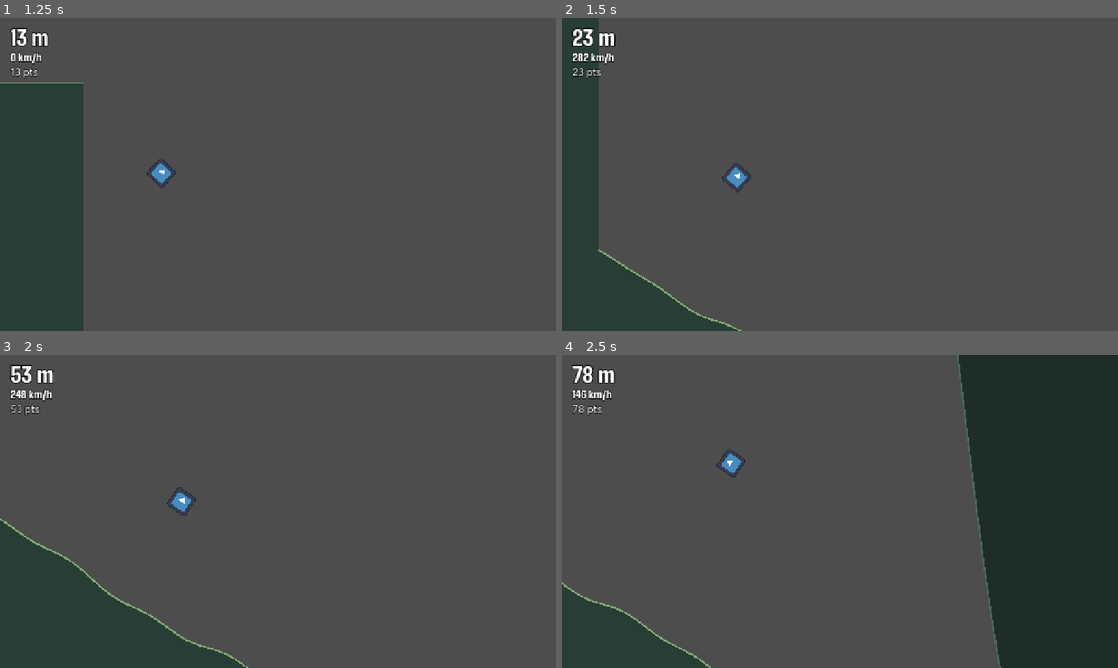
Above: before the commit, frames 1-4 (two rows, left to right).
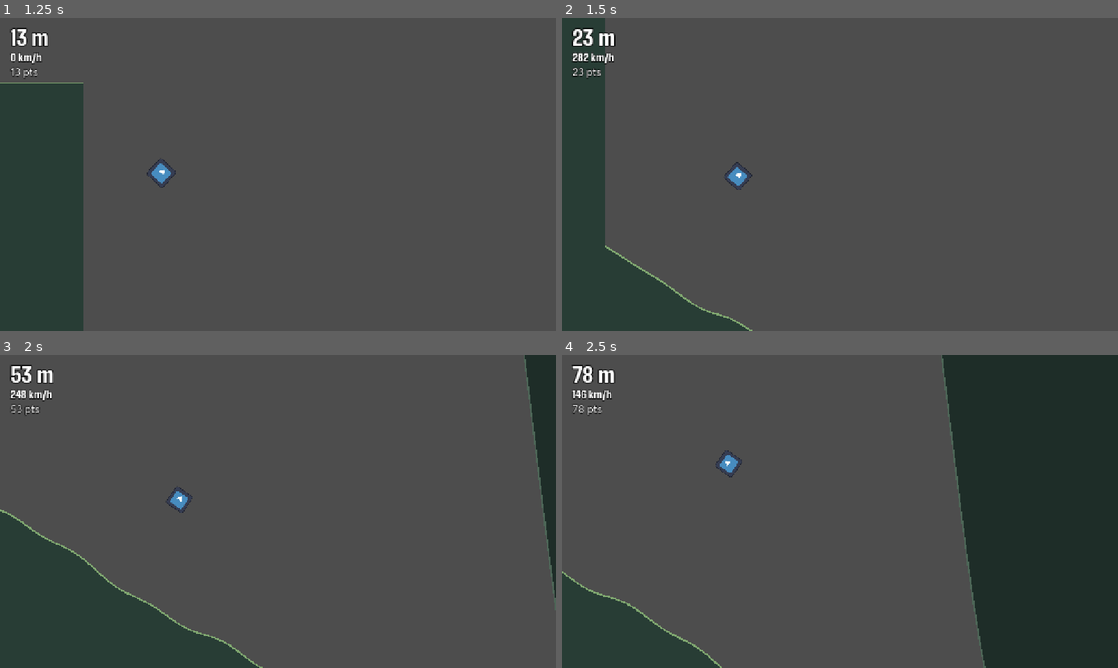
Above: after the commit, the same moments.

Repository: thepaulster/mountain_jumper
Game: Godot game, scene res://scenes/main.tscn
The game is run twice, just before and just after one commit, with the same random seed, the same clock (stepped at 60 frames per second) and the same inputs. The project has no main scene, so this scene is started directly. The engine's default icon, where the game draws it, is replaced by a stand-in: a white triangle on a blue panel in a dark square.
Inputs:
- Up to frame 1 (1.25 s): hold Space (pull) from 0.53 s (still down)
- Up to frame 2 (1.5 s): release Space (pull) at 1.28 s; tap Space (pull) at 1.35 s
- Up to frame 3 (2 s): no input
- Up to frame 4 (2.5 s): hold Space (pull) from 2.03 s (still down)

Frame 1 is identical in both runs. In frame 2, 1.6% of the frame differs, in the area x 6-35%, y 0-100%; in frame 3, 4.5%, in the area x 0-100%, y 0-100%; in frame 4, 4.4%.

Commit message:
Refactor camera target type to Player and enhance zoom functionality; add deep dive mechanics to player

Diff:
--- a/scripts/camera.gd
+++ b/scripts/camera.gd
@@ -1,14 +1,35 @@
 extends Camera2D
 
 # Who the camera follows. We pick it in the Inspector.
-@export var target: Node2D
+# (Typed as Player now, so we can read its speed.)
+@export var target: Player
 
 # Look a bit ahead of the flyer (right) and a bit below it (down),
 # so you can see what is coming.
 const LOOK_AHEAD := Vector2(300, 80)
 
+# --- Speed zoom ---
+const ZOOM_START_SPEED := 700.0   # below this speed: normal view
+const ZOOM_FULL_SPEED := 1250.0   # at this speed: zoomed out the most
+const ZOOM_OUT := 0.8             # 0.8 = see 25% more in every direction
+const ZOOM_SMOOTH := 1.5          # how quickly the zoom changes (bigger = quicker)
 
-func _physics_process(_delta: float) -> void:
+
+func _physics_process(delta: float) -> void:
 	if target == null:
 		return    # nothing to follow yet
-	position = target.position + LOOK_AHEAD
+
+	# How zoomed should we be? Normal (1.0) unless we're flying fast.
+	var goal := 1.0
+	if target.mode == Player.Mode.FLY and not target.crashed:
+		# 0 at ZOOM_START_SPEED, 1 at ZOOM_FULL_SPEED, kept between 0 and 1.
+		var t := clampf(inverse_lerp(ZOOM_START_SPEED, ZOOM_FULL_SPEED, target.speed), 0.0, 1.0)
+		goal = lerpf(1.0, ZOOM_OUT, t)
+
+	# Move a little toward the goal each beat, so the zoom glides instead of jumping.
+	var z := lerpf(zoom.x, goal, ZOOM_SMOOTH * delta)
+	zoom = Vector2(z, z)
+
+	# Dividing by the zoom pushes the look-ahead further when zoomed out,
+	# so at high speed you see further ahead.
+	position = target.position + LOOK_AHEAD / z
--- a/scripts/player.gd
+++ b/scripts/player.gd
@@ -45,6 +45,14 @@
 const PROX_RANGE := 75.0
 # Points per second at the edge of the range (double when almost touching).
 const PROX_POINTS := 90.0
+# --- Deep dive ---
+# Keep your finger off and the nose keeps tipping down, past the normal glide.
+# Set DEEP_DIVE to false to switch it off.
+const DEEP_DIVE := true
+const DIVE_MAX := 1.22      # steepest dive, about 70 degrees down
+const DIVE_DELAY := 0.6     # seconds of letting go before the nose tips further
+const DIVE_RAMP := 1.3      # seconds to go from the normal glide to the steepest dive
+
 
 # Are we stalled right now?
 var stalled := false
@@ -80,6 +88,7 @@
 const COMBO_WINDOW := 3.5     # seconds you have to land the next trick
 var combo := 0                # current multiplier (0 = no combo)
 var combo_timer := 0.0        # seconds since the last trick
+var release_time := 0.0     # how long since you let go
 
 func _physics_process(delta: float) -> void:
 	if crashed:
@@ -110,8 +119,14 @@
 	else:
 		# Not holding: swing the nose back toward the glide angle,
 		# but only a little each beat, so it feels smooth.
-		var diff := angle_difference(angle, DIVE)
+		var diff := angle_difference(angle, dive_target())
 		angle += clamp(diff, -DROP * delta, DROP * delta)
+
+	# Count how long the button has been let go (back to 0 while holding).
+	if Input.is_action_pressed("pull"):
+		release_time = 0.0
+	else:
+		release_time += delta
 
 	# --- Loop detection ---
 	# Add this beat's turn. minf(0, ...) means turning down undoes progress,
@@ -165,7 +180,7 @@
 	var tail := position - forward * 20.0
 	if terrain != null:
 		for point in [nose, position, tail]:
-			if point.y > terrain.floor_at(point.x) or point.y < terrain.ceil_at(point.x):
+			if point.y > terrain.floor_at(point.x) or point.y < terrain.ceil_at(point.x) or terrain.hits_island(point):
 				crash()
 				return
 
@@ -242,3 +257,13 @@
 	var total := points * combo
 	trick_points += total
 	trick_done.emit(trick_name, total)
+
+
+# Where the nose settles when you're not holding.
+func dive_target() -> float:
+	if not DEEP_DIVE:
+		return DIVE    # deep dive switched off: always the normal glide
+	# 0 until DIVE_DELAY has passed, then rising to 1 over DIVE_RAMP seconds.
+	var t := (release_time - DIVE_DELAY) / DIVE_RAMP
+	# smoothstep turns that into a gentle S-curve and keeps it between 0 and 1.
+	return lerpf(DIVE, DIVE_MAX, smoothstep(0.0, 1.0, t))
